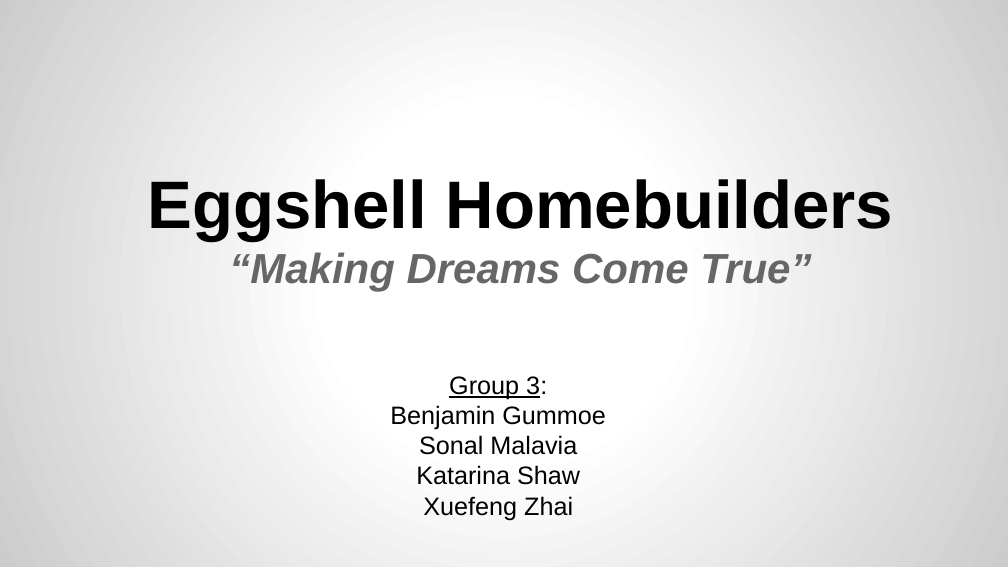
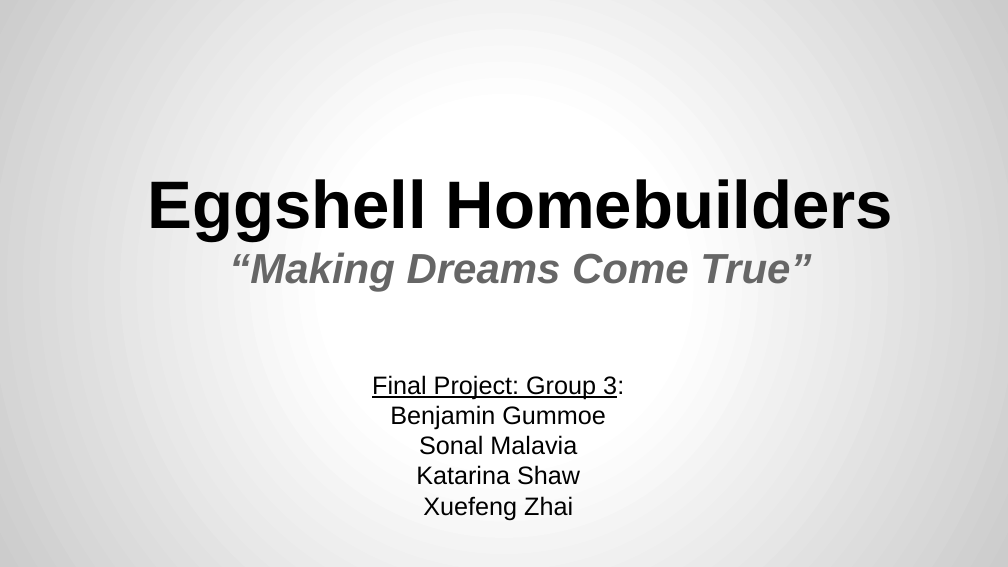
Before and after one commit to XuefengZhai/Database_Project, a slide deck: slide 1 of G3_eggshell/G3_Presentation.pptx. Drawn at 1008x567 pixels with LibreOffice and Linux fonts; fonts in the diff are those of the drawing. Boxes give left, top, right and bottom in pixels: in the first picture for what was removed or moved away, otherwise in the second. Text is boxed around its words. In the diff, an @@ line names an element or a change of style, - is before the commit and + after.

```diff
--- a/G3_eggshell/G3_Presentation.pptx
+++ b/G3_eggshell/G3_Presentation.pptx
@@ subtitle at (372, 375, 624, 399): text changed @@
-Group 3:
+Final Project: Group 3:
```
Also in this commit, not shown: 6 other slides changed, 8 slides added, 1 other file.
